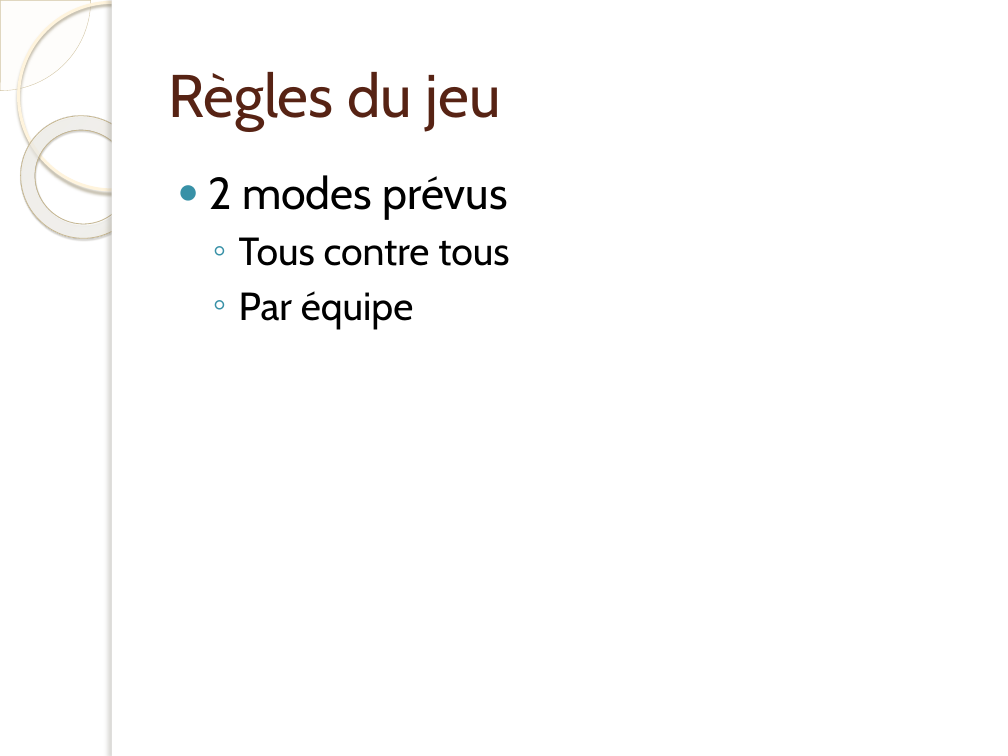
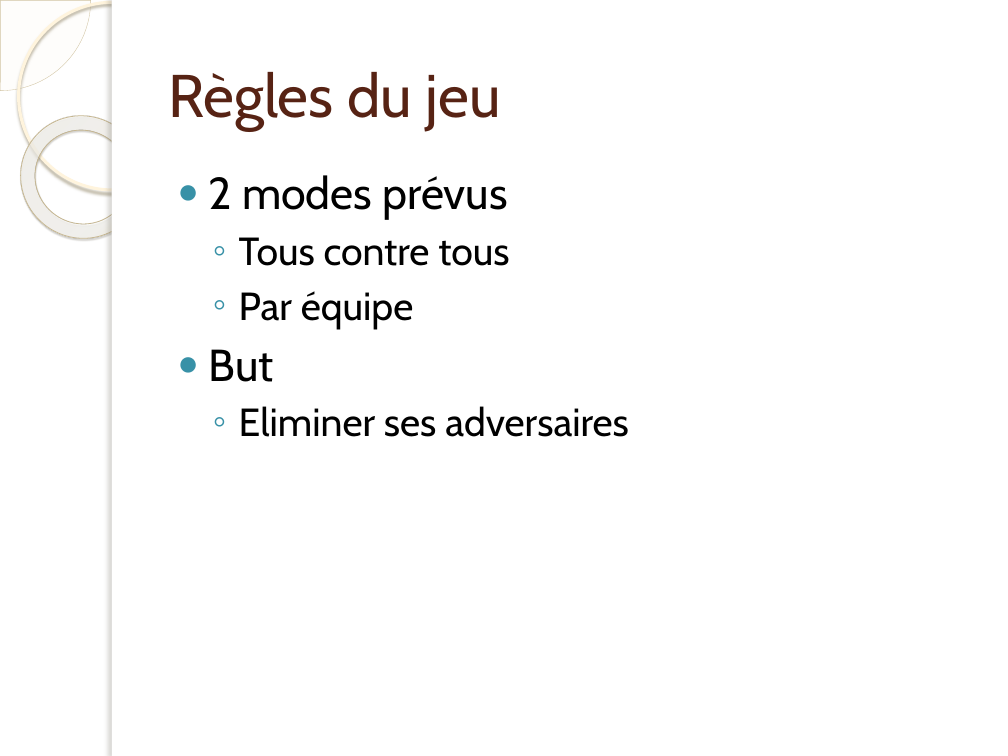
Before and after one commit to jonesbusy/killerbox, a slide deck: slide 5 of Documentation/presentation.pptx. Drawn at 1008x756 pixels with LibreOffice and Linux fonts; fonts in the diff are those of the drawing; background and template pictures are left out. Boxes give left, top, right and bottom in pixels: in the first picture for what was removed or moved away, otherwise in the second. Text is boxed around its words. In the diff, an @@ line names an element or a change of style, - is before the commit and + after.

```diff
--- a/Documentation/presentation.pptx
+++ b/Documentation/presentation.pptx
@@ text at [209, 349, 629, 437]: paragraphs added @@
+● But
+  ◦ Eliminer ses adversaires
```
Also in this commit, not shown: 3 other slides changed, 1 slide added, 1 slide removed, 3 other files.
